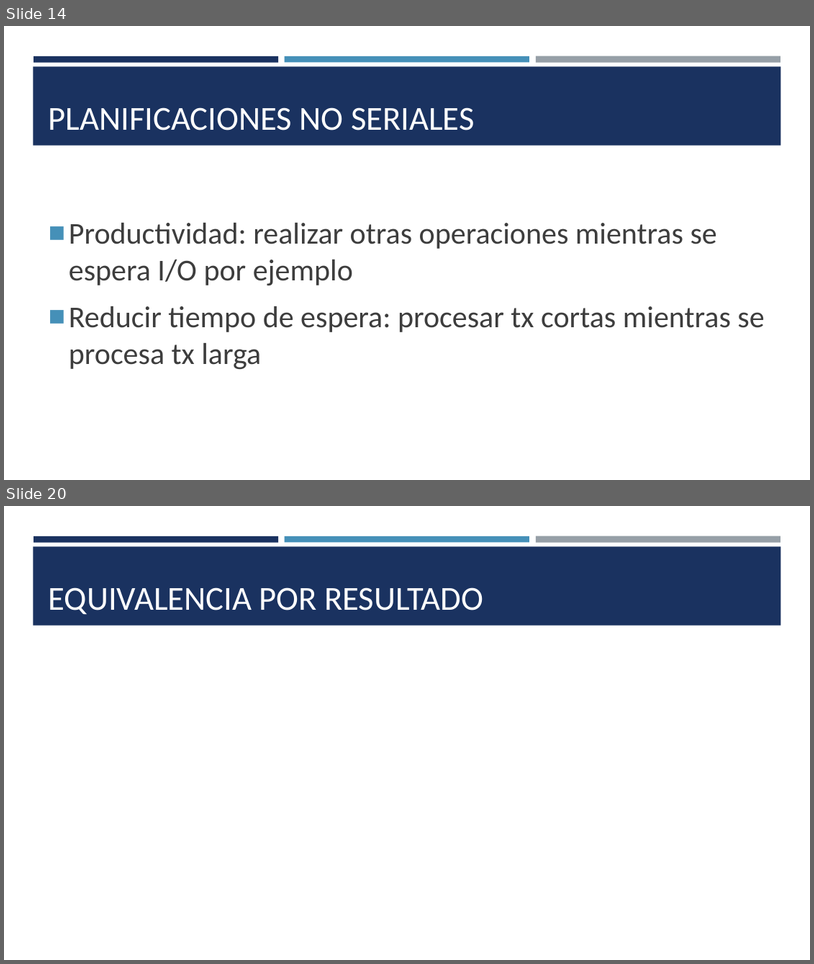
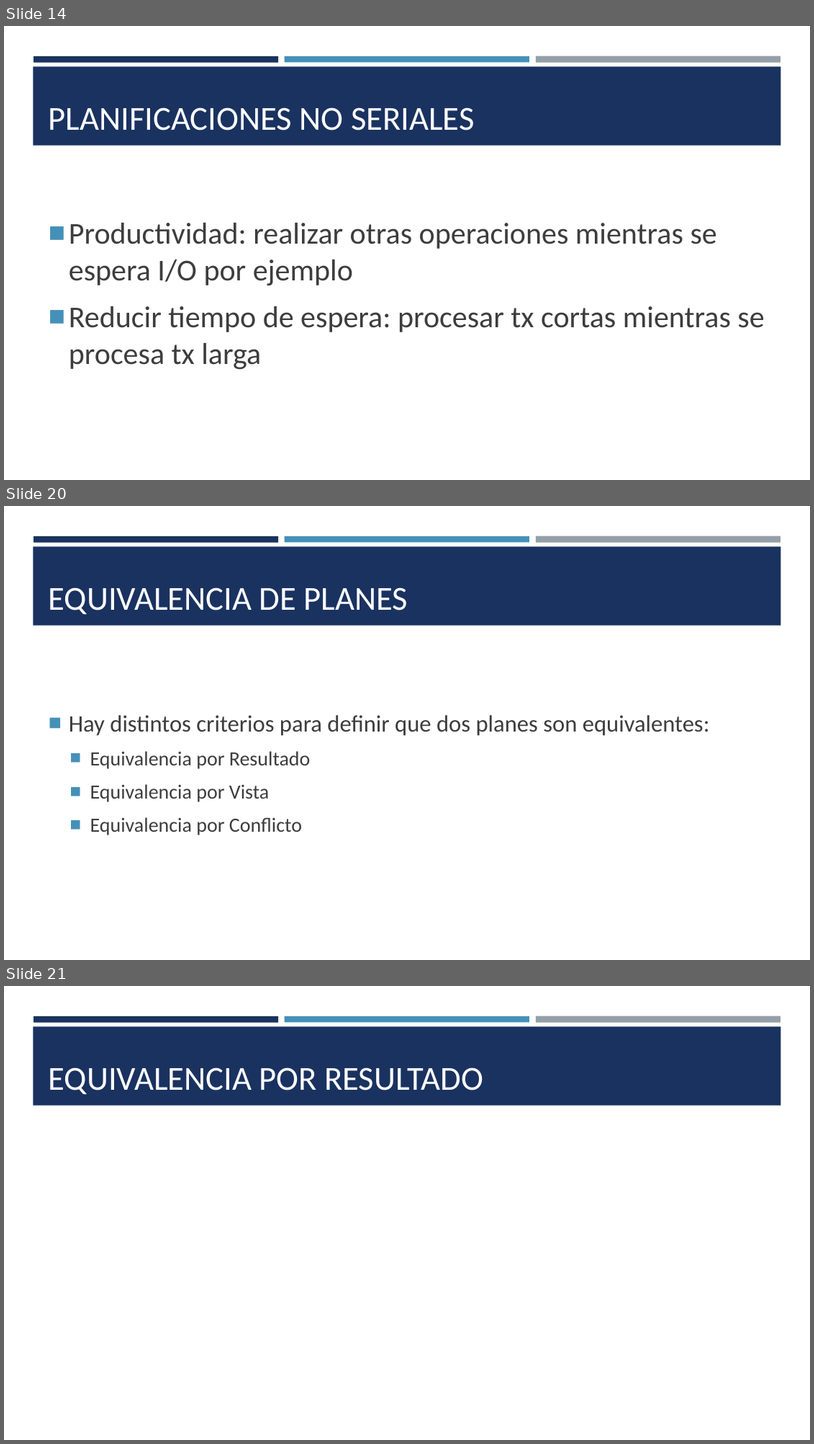
Before and after one commit to scferrada/academic-kickstart, a slide deck: static/pptx/transaccionesI.pptx. Shown one above the other, each under a label of ours: slides 14 and 20 before the commit, slides 14, 20 and 21 after it; the slides between them are not shown. The pictures are 814x964 and 814x1444 pixels, drawn with LibreOffice and Linux fonts; fonts in the diff are those of the drawing; grey boxes stand for pictures. Boxes give left, top, right and bottom in pixels: in the first picture for what was removed or moved away, otherwise in the second. Text is boxed around its words. In the diff, an @@ line names an element or a change of style, - is before the commit and + after.

```diff
--- a/static/pptx/transaccionesI.pptx
+++ b/static/pptx/transaccionesI.pptx
@@ slide 20 added at bbox=[4, 506, 810, 960], background #FFFFFF; not listed: 4 template elements that a slide beside it also shows @@
@@ title added at bbox=[49, 587, 408, 614], 40 pt, text #FFFFFF @@
+EQUIVALENCIA DE PLANES
@@ text added at bbox=[69, 715, 710, 835], 24 pt, text #3D3D3D @@
+■ Hay distintos criterios para definir que dos planes son equivalentes:
+  ■ Equivalencia por Resultado
+  ■ Equivalencia por Vista
+  ■ Equivalencia por Conflicto
@@ what was slide 20 is now slide 21 @@
```
Also in this commit, not shown: 6 slides changed, 1 other file.
